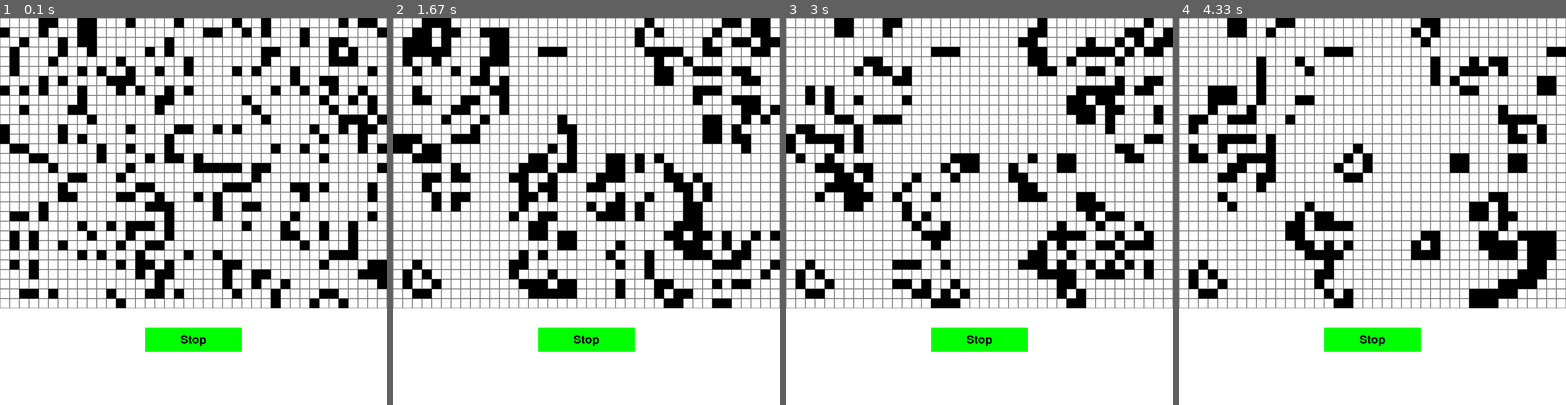
Above: before the commit, frames 1-4 (left to right).
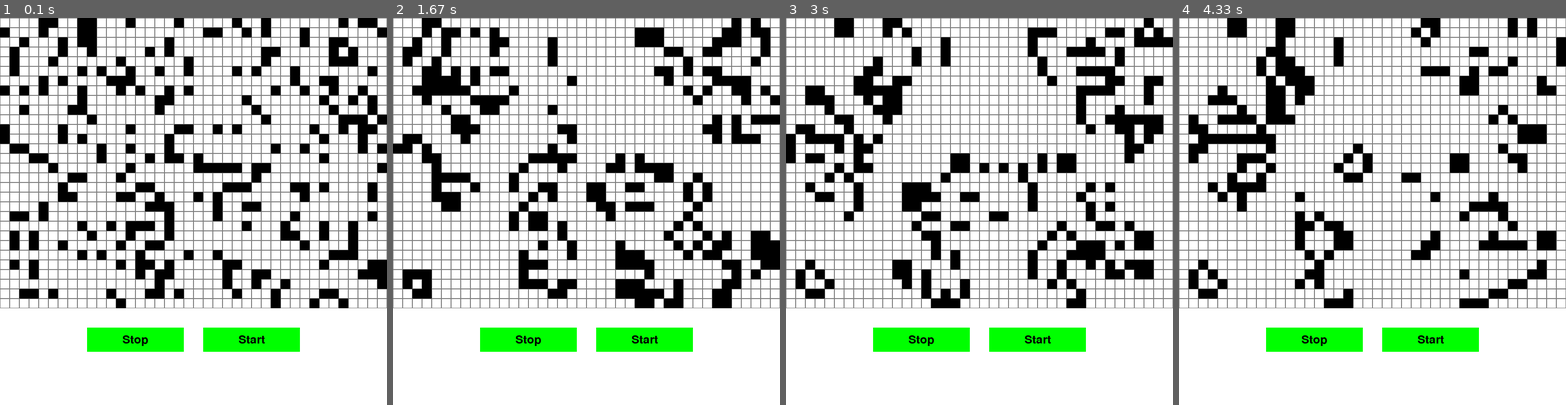
Above: after the commit, the same moments.

Repository: szdomzalski/design-patterns-sandbox
Game: pygame game, started from game-of-life/main.py
Two runs of this game, one before a commit and one after it. Both use one fixed random seed, a clock stepped at 60 frames per second and the inputs below.
Inputs (mouse positions are in pixels of both pictures, inside the frame that each line leads up to):
- Up to frame 1 (0.1 s): no input
- Up to frame 2 (1.67 s): click (644, 339) at 0.38 s
- Up to frame 3 (3 s): no input
- Up to frame 4 (4.33 s): no input

The runs differ from the first frame. In frame 1, 2.2% of the frame differs, in the area x 22-78%, y 80-87%; in frame 2, 16%, in the area x 0-100%, y 0-87%; in frame 3, 14%; in frame 4, 12%.

Commit message:
Added start/stop buttons

Diff:
--- a/game-of-life/config_loader.py
+++ b/game-of-life/config_loader.py
@@ -3,6 +3,8 @@
 from typing import List, Tuple, Type
 import json
 import os
+
+from event_handling import EventType
 
 
 @dataclass
@@ -29,9 +31,9 @@
             data = json.load(f)
         window = data['window']
         grid = data['grid']
-        buttons: List[Tuple[str, str, int, int, int, int]] = []
+        buttons: List[Tuple[str, str, int, int, int, int, EventType]] = []
         for btn in data.get('buttons', []):
-            buttons.append((btn['label'], btn['width'], btn['height'], btn['x'], btn['y']))
+            buttons.append((btn['label'], btn['width'], btn['height'], btn['x'], btn['y'], EventType[btn['event']]))
         return UIConfig(
             width=window['width'],
             height=window['height'],
--- a/game-of-life/event_handling.py
+++ b/game-of-life/event_handling.py
@@ -10,7 +10,8 @@
 class EventType(Enum):
     TIMER_TICK = 1
     UI_QUIT = 2
-    UI_BUTTON_CLICK = 3
+    UI_STOP = 3
+    UI_START = 4
 
 
 @dataclass(frozen=True)
--- a/game-of-life/game_controller.py
+++ b/game-of-life/game_controller.py
@@ -21,7 +21,7 @@
 
         self.running = False
         self.ui_render_needed = False
-        self.game_state: GameState = GameRunning()
+        self.game_state: GameState = GameStopped()
 
 
     def set_board_state(self, state: np.ndarray) -> None:
@@ -60,8 +60,10 @@
                     self.game_logic, self.board_state)
             case EventType.UI_QUIT:
                 self.running = False
-            case EventType.UI_BUTTON_CLICK:
+            case EventType.UI_STOP:
                 self.game_state = GameStopped()
+            case EventType.UI_START:
+                self.game_state = GameRunning()
             case _:
                 pass
 
--- a/game-of-life/ui.py
+++ b/game-of-life/ui.py
@@ -2,7 +2,7 @@
 from enum import Enum
 from typing import Any
 from config_loader import UIConfig
-from event_handling import EventPublisher
+from event_handling import EventPublisher, EventType
 
 
 class UIColor(Enum):
@@ -108,7 +108,7 @@
         pass
 
     @abstractmethod
-    def build_button(self, label: str, width: int, height: int, x: int, y: int) -> None:
+    def build_button(self, label: str, width: int, height: int, x: int, y: int, event: EventType) -> None:
         '''
         Build a button component for the UI.
         :param label: The label text for the button.
@@ -116,6 +116,7 @@
         :param height: The height of the button.
         :param x: The x-coordinate of the button.
         :param y: The y-coordinate of the button.
+        :param event: The event type associated with the button.
         :return: None
         '''
         pass
--- a/game-of-life/ui_config.json
+++ b/game-of-life/ui_config.json
@@ -12,8 +12,17 @@
       "label": "Stop",
       "width": 200,
       "height": 50,
-      "x": 300,
-      "y": 640
+      "x": 180,
+      "y": 640,
+      "event": "UI_STOP"
+    },
+    {
+      "label": "Start",
+      "width": 200,
+      "height": 50,
+      "x": 420,
+      "y": 640,
+      "event": "UI_START"
     }
   ],
   "sliders": [
--- a/game-of-life/ui_pygame.py
+++ b/game-of-life/ui_pygame.py
@@ -1,3 +1,4 @@
+from sched import Event
 import pygame
 import numpy as np
 from game_controller import GameController
@@ -42,13 +43,14 @@
 
 
 class PygameUIButton(UIElement):
-    def __init__(self, label: str, width: int, height: int, x: int, y: int) -> None:
+    def __init__(self, label: str, width: int, height: int, x: int, y: int, event: EventType) -> None:
         super().__init__()
         self.label = label
         self.width = width
         self.height = height
         self.x = x
         self.y = y
+        self.event = event
         self.attach(GameController())
 
     def draw(self, window: PygameUIWindow, **kwargs: Any) -> None:
@@ -63,7 +65,7 @@
         return self.x <= click_x <= self.x + self.width and self.y <= click_y <= self.y + self.height
 
     def on_click(self) -> None:
-        self.publish(EventType.UI_BUTTON_CLICK)
+        self.publish(self.event)
 
 
 class PygameUI(UI):
@@ -113,8 +115,8 @@
     def build_grid(self, n_cells_x: int, n_cells_y: int, cell_width: int, cell_height: int) -> None:
         self.grid = PygameUIGrid(n_cells_x, n_cells_y, cell_width, cell_height)
 
-    def build_button(self, label: str, width: int, height: int, x: int, y: int) -> None:
-        self.buttons.append(PygameUIButton(label, width, height, x, y))
+    def build_button(self, label: str, width: int, height: int, x: int, y: int, event: EventType) -> None:
+        self.buttons.append(PygameUIButton(label, width, height, x, y, event))
 
     def get_ui(self) -> PygameUI:
         return PygameUI(self.screen, self.grid, self.buttons)
